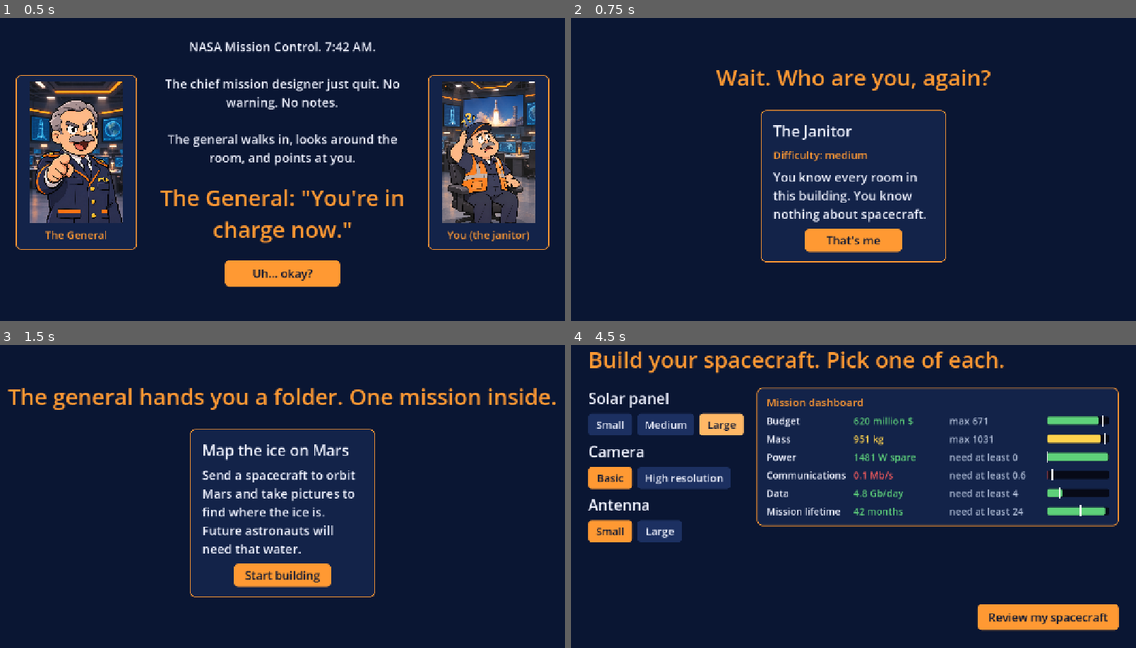
Above: before the commit, frames 1-4 (two rows, left to right).
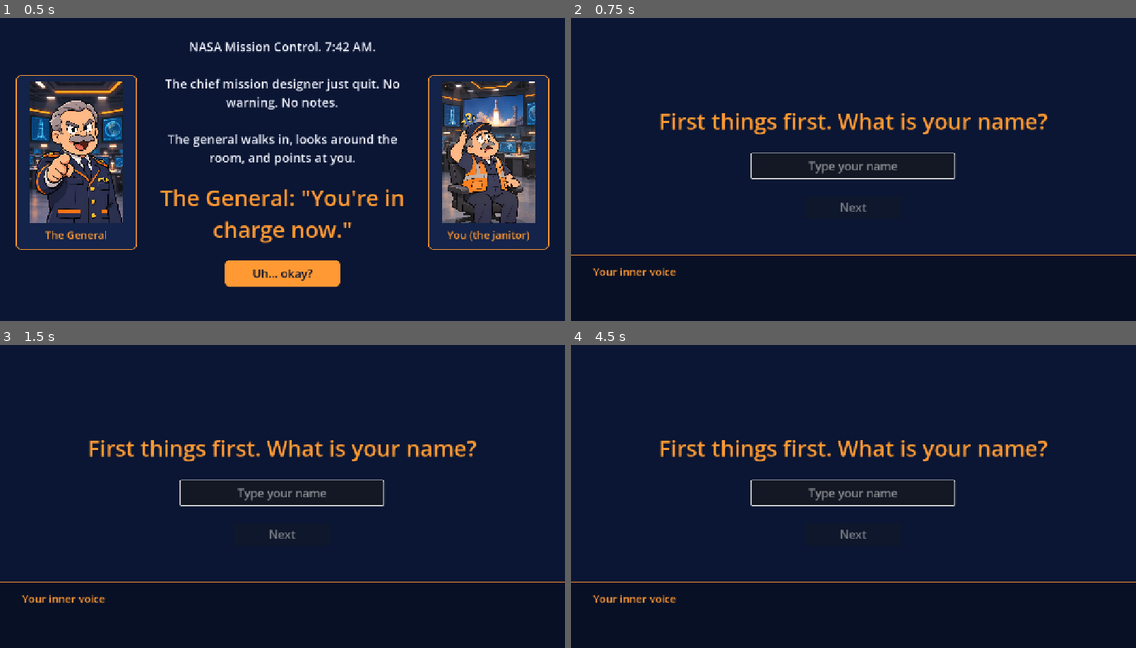
Above: after the commit, the same moments.

Repository: Kaleb-45/how-did-we-get-here
Game: Godot game, scene res://scenes/intro.tscn
The game is run twice, just before and just after one commit, with the same random seed, the same clock (stepped at 60 frames per second) and the same inputs.
Inputs (mouse positions are in pixels of both pictures, inside the frame that each line leads up to):
- Up to frame 1 (0.5 s): no input
- Up to frame 2 (0.75 s): click "Uh... okay?" at 0.5 s
- Up to frame 3 (1.5 s): click (282, 566) at 1.25 s, where only the run before the commit has a clickable "That's me"
- Up to frame 4 (4.5 s): click (853, 575) at 2 s, where only the run before the commit has a clickable "Start building"; click (610, 423) at 2.75 s, where only the run before the commit has a clickable "Small"; click (667, 423) at 3.5 s, where only the run before the commit has a clickable "Medium"; click (723, 423) at 4.25 s, where only the run before the commit has a clickable "Large"

Frame 1 is identical in both runs. In frame 2, 11% of the frame differs, in the area x 0-100%, y 16-86%; in frame 3, 13%; in frame 4, 21%, in the area x 0-100%, y 2-95%.

Commit message:
A3: Question 1 name screen after the intro; name saved to GameState and shown on the mission report
Co-Authored-By: Claude Opus 5.5 <noreply@anthropic.com>

Diff:
--- a/data/game_data.json
+++ b/data/game_data.json
@@ -4,7 +4,13 @@
     "_readme": "The order of the game screens. go_next() in StageManager.gd walks down this list, one screen at a time. Each name is a scene file in the scenes folder (intro means scenes/intro.tscn). To change the order, change this list. Nothing else needs to change.",
     "source": "Game-design choice by Kaleb. It is NOT a NASA number.",
     "scene_folder": "res://scenes/",
-    "order": ["intro", "character_select", "mission_select", "build", "review", "walk", "debrief"]
+    "order": ["intro", "name", "character_select", "destination", "mission_select", "rocket", "build", "review", "walk", "debrief"]
+  },
+  "setup": {
+    "_readme": "Settings for the five setup questions (name, who are you, where, what for, rocket). reaction_seconds = after you answer, the inner voice reacts, and this many seconds later the next question appears. name_max_length = the most letters the name box accepts.",
+    "reaction_seconds": 3,
+    "name_max_length": 20,
+    "source": "Game-design choice. It is NOT a NASA number."
   },
   "resources": {
     "budget": {
--- a/data/inner_voice.json
+++ b/data/inner_voice.json
@@ -1,6 +1,10 @@
 {
   "_readme": "Everything the inner voice says. Writers can change any sentence. Keep the key names (left of the colons). Words in {curly braces} are filled in by the game: {value} = the player's total, {limit} = the mission limit, {unit} = the unit.",
   "speaker_name": "Your inner voice",
+  "setup": {
+    "_readme": "What the inner voice says after each setup answer. {name} = the name the player typed. It is never wrong: it only knows what the player's character knows (easy = the scientist, an expert; medium = the janitor, an everyday adult; hard = the student, a kid).",
+    "name": "{name}. Okay. That's my name. Please don't forget it, brain."
+  },
   "review": {
     "all_good": "Huh. Everything is inside the limits. Did I... do that right?",
     "some_over": "Something is in the red. The general is going to ask about that."
--- a/data/story.json
+++ b/data/story.json
@@ -13,6 +13,11 @@
     "janitor_picture": "res://assets/characters/janitor.png",
     "janitor_caption": "You (the janitor)",
     "missing_picture": "Picture goes here:"
+  },
+  "name_screen": {
+    "title": "First things first. What is your name?",
+    "placeholder": "Type your name",
+    "button": "Next"
   },
   "character_screen": {
     "title": "Wait. Who are you, again?",
--- /dev/null
+++ b/scenes/name.tscn
@@ -0,0 +1,59 @@
+[gd_scene format=3]
+
+[ext_resource type="Script" path="res://scripts/name.gd" id="1_script"]
+[ext_resource type="PackedScene" path="res://scenes/inner_voice_bar.tscn" id="2_bar"]
+
+[node name="Name" type="Control"]
+layout_mode = 3
+anchors_preset = 15
+anchor_right = 1.0
+anchor_bottom = 1.0
+grow_horizontal = 2
+grow_vertical = 2
+script = ExtResource("1_script")
+
+[node name="Background" type="Panel" parent="."]
+layout_mode = 1
+anchors_preset = 15
+anchor_right = 1.0
+anchor_bottom = 1.0
+grow_horizontal = 2
+grow_vertical = 2
+theme_type_variation = &"ScreenBackground"
+
+[node name="Center" type="CenterContainer" parent="."]
+layout_mode = 1
+anchors_preset = 15
+anchor_right = 1.0
+anchor_bottom = 1.0
+grow_horizontal = 2
+grow_vertical = 2
+
+[node name="Column" type="VBoxContainer" parent="Center"]
+layout_mode = 2
+theme_override_constants/separation = 40
+
+[node name="Title" type="Label" parent="Center/Column"]
+unique_name_in_owner = true
+layout_mode = 2
+theme_type_variation = &"TitleText"
+text = "Title"
+horizontal_alignment = 1
+
+[node name="NameBox" type="LineEdit" parent="Center/Column"]
+unique_name_in_owner = true
+custom_minimum_size = Vector2(460, 56)
+layout_mode = 2
+size_flags_horizontal = 4
+alignment = 1
+
+[node name="NextButton" type="Button" parent="Center/Column"]
+unique_name_in_owner = true
+custom_minimum_size = Vector2(220, 52)
+layout_mode = 2
+size_flags_horizontal = 4
+text = "Next"
+
+[node name="InnerVoiceBar" parent="." instance=ExtResource("2_bar")]
+unique_name_in_owner = true
+layout_mode = 1
--- a/scripts/autoload/StageManager.gd
+++ b/scripts/autoload/StageManager.gd
@@ -31,3 +31,11 @@
 		push_error("StageManager: '" + stage_id + "' is not in the stages list")
 		return
 	get_tree().change_scene_to_file(stages["scene_folder"] + stage_id + ".tscn")
+
+
+# Wait a few seconds, then go to the next screen. The setup questions use
+# this: the inner voice reacts to the answer, and then the next question
+# appears. The wait time is in game_data.json ("setup" / "reaction_seconds").
+func go_next_after_reaction() -> void:
+	await get_tree().create_timer(Data.game_data["setup"]["reaction_seconds"]).timeout
+	go_next()
--- a/scripts/debrief.gd
+++ b/scripts/debrief.gd
@@ -61,6 +61,8 @@
 	report_label.text = words["report_label"]
 	mission_name.text = Data.story["missions"][GameState.mission_id]["name"]
 	var designer: String = Data.story["characters"][GameState.character_id]["name"]
+	if GameState.player_name != "":
+		designer = GameState.player_name + " (" + designer + ")"   # for example: Sam (The Janitor)
 	var months: String = GameState.fmt(GameState.mission_months) + " " + Data.resources["mission_lifetime"]["unit"]
 	details.text = "%s %s      %s %s" % [words["designer_label"], designer, words["time_label"], months]
 
--- /dev/null
+++ b/scripts/name.gd
@@ -0,0 +1,47 @@
+# name.gd
+# Question 1: "What is your name?"
+# The Next button stays off until the player types something (spaces
+# alone do not count). The name is saved in GameState.player_name, and
+# the mission report shows it later.
+extends Control
+
+@onready var title_label: Label = %Title
+@onready var name_box: LineEdit = %NameBox
+@onready var next_button: Button = %NextButton
+@onready var inner_voice: PanelContainer = %InnerVoiceBar
+
+
+func _ready() -> void:
+	var words: Dictionary = Data.story["name_screen"]
+	title_label.text = words["title"]
+	name_box.placeholder_text = words["placeholder"]
+	name_box.max_length = Data.game_data["setup"]["name_max_length"]
+	next_button.text = words["button"]
+	next_button.disabled = true
+
+	name_box.text_changed.connect(_on_text_changed)
+	name_box.text_submitted.connect(_on_text_submitted)   # the Enter key
+	next_button.pressed.connect(_on_next_pressed)
+	name_box.grab_focus()
+
+
+# strip_edges() cuts the spaces off both ends, so "   " becomes "".
+func _on_text_changed(new_text: String) -> void:
+	next_button.disabled = new_text.strip_edges() == ""
+
+
+func _on_text_submitted(_text: String) -> void:
+	if not next_button.disabled:
+		_on_next_pressed()
+
+
+func _on_next_pressed() -> void:
+	GameState.player_name = name_box.text.strip_edges()
+	print("Name: ", GameState.player_name)
+
+	# Lock the screen, let the inner voice react, then go on.
+	next_button.disabled = true
+	name_box.editable = false
+	var line: String = Data.voice["setup"]["name"]
+	inner_voice.say(line.format({ "name": GameState.player_name }))
+	StageManager.go_next_after_reaction()
